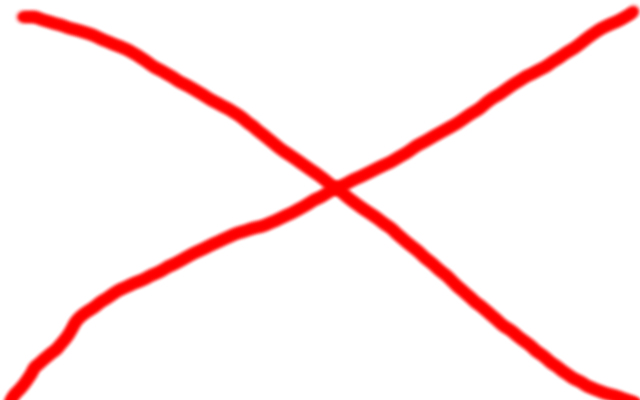
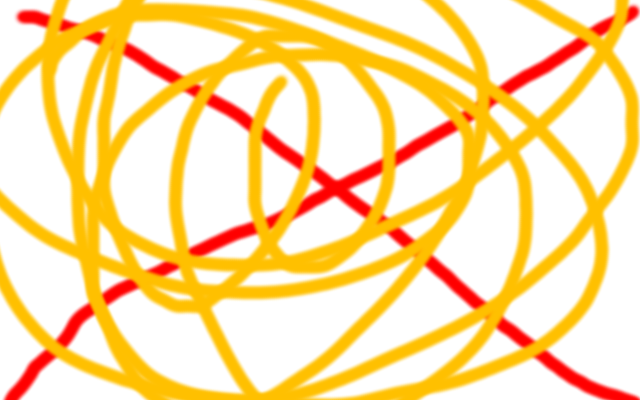
Layers edited between the first and the second 640x400 image:
painted on "Camada" over (x1=0, y1=0, x2=640, y2=400)
